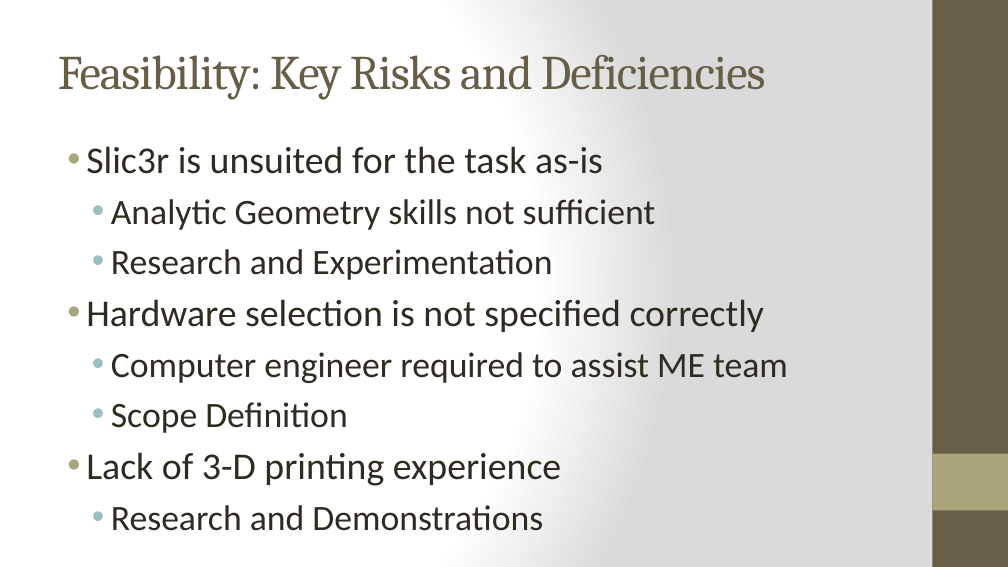
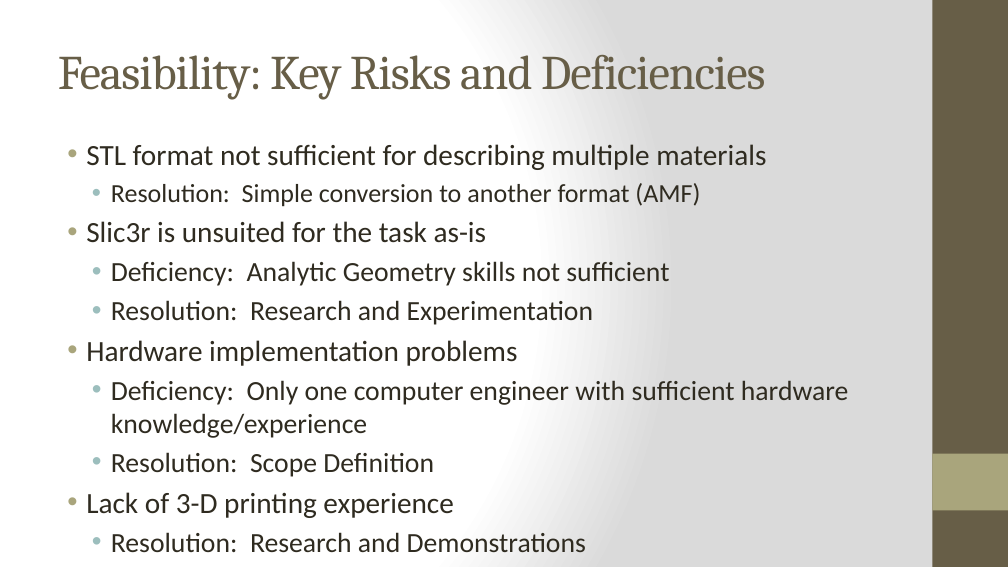
Before and after one commit to qpHalcy0n/SRDesign, a slide deck: slide 30 of SRS Presentation/SRS Presentation.pptx. Drawn at 1008x567 pixels with LibreOffice and Linux fonts; fonts in the diff are those of the drawing. Boxes give left, top, right and bottom in pixels: in the first picture for what was removed or moved away, otherwise in the second. Text is boxed around its words. In the diff, an @@ line names an element or a change of style, - is before the commit and + after.

Commit message:
SRS Presentation - Changes the Risk/Deficiencies slide for feasibility

```diff
--- a/SRS Presentation/SRS Presentation.pptx
+++ b/SRS Presentation/SRS Presentation.pptx
@@ text at [86, 144, 766, 207]: paragraphs added @@
+• STL format not sufficient for describing multiple materials
+  • Resolution: Simple conversion to another format (AMF)
@@ text at [86, 221, 487, 518]: size 36 to 27.9 pt in "Slic3r is unsuited for the task as-is", "Lack of 3-D printing experience"; less space between paragraphs @@
@@ text at [86, 261, 848, 477]: text changed; size 34 to 26.4 pt @@
-  • Analytic Geometry skills not sufficient
-  • Research and Experimentation
-• Hardware selection is not specified correctly
-  • Computer engineer required to assist ME team
-  • Scope Definition
+  • Deficiency: Analytic Geometry skills not sufficient
+  • Resolution: Research and Experimentation
+• Hardware implementation problems
+  • Deficiency: Only one computer engineer with sufficient hardware knowledge/experience
+  • Resolution: Scope Definition
@@ text at [111, 505, 543, 531]: text changed; size 34 to 26.4 pt @@
-  • Research and Demonstrations
+  • Resolution: Research and Demonstrations
```
Also in this commit, not shown: 1 other slide changed.
